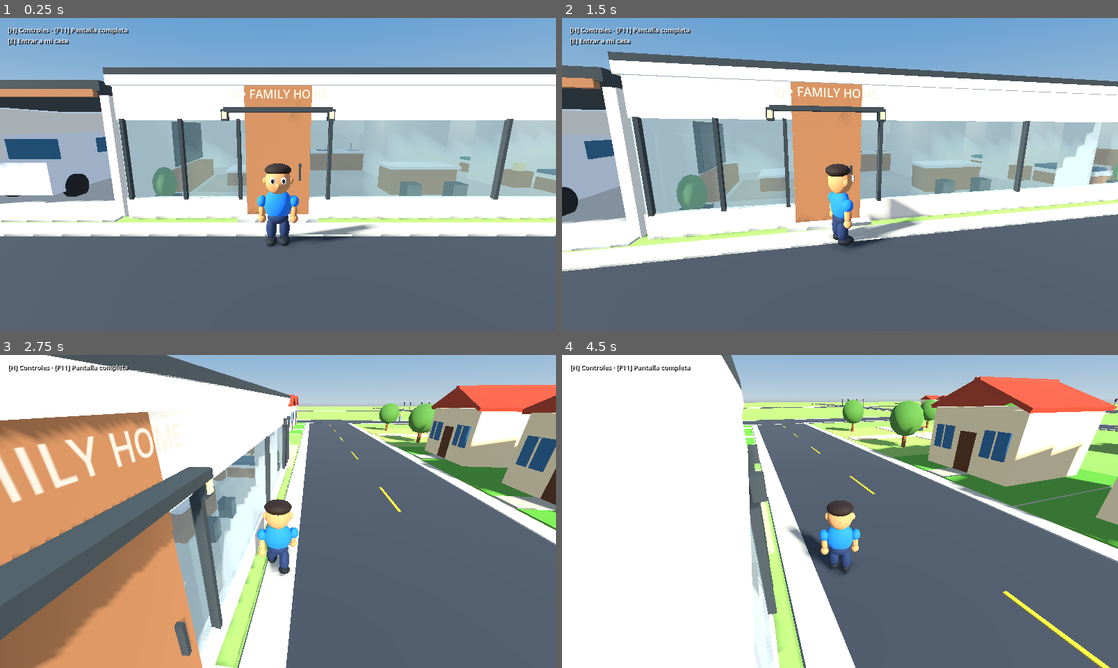
Above: before the commit, frames 1-4 (two rows, left to right).
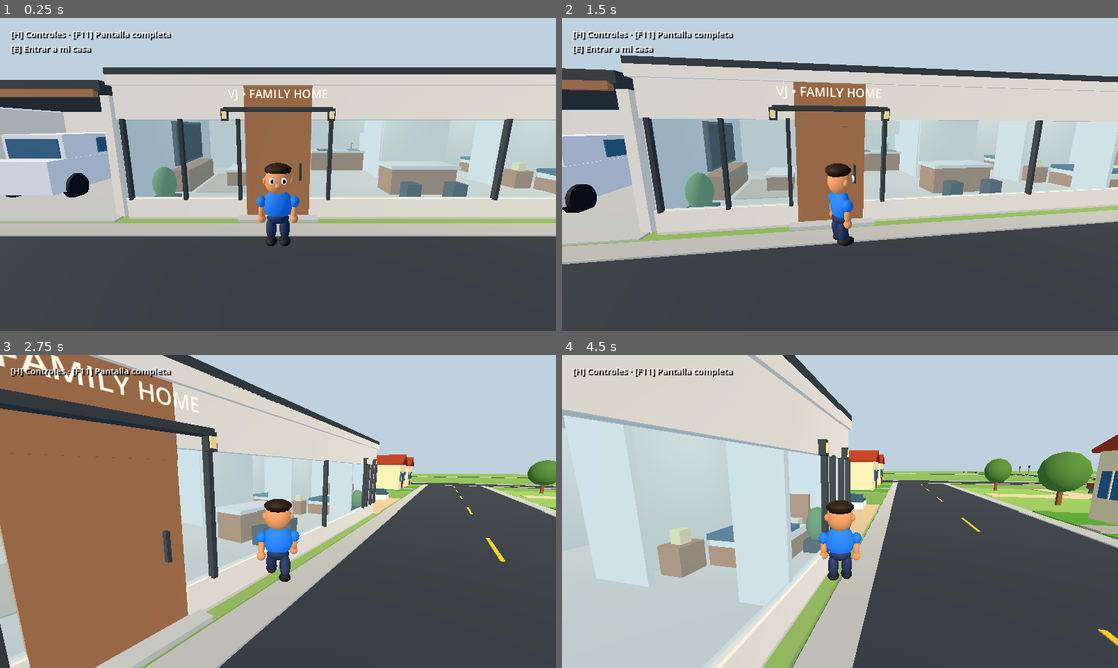
Above: after the commit, the same moments.

Repository: valdy247/mycity
Game: Godot game, scene res://main.tscn
Two runs of this game, one before a commit and one after it. Both use one fixed random seed, a clock stepped at 60 frames per second and the inputs below.
Inputs (mouse positions are in pixels of both pictures, inside the frame that each line leads up to):
- Up to frame 1 (0.25 s): no input
- Up to frame 2 (1.5 s): tap Enter at 0.5 s; move the mouse to (867, 174) at 0.52 s; hold W 0.53-1.25 s; tap B at 0.6 s; click (867, 174) at 0.67 s; tap Space at 0.77 s; click "Volver a jugar (B)" at 1.25 s
- Up to frame 3 (2.75 s): tap Space at 2, 2.27 s; move the mouse to (250, 511) at 2.02 s; hold W from 2.03 s (still down); tap Q at 2.1 s
- Up to frame 4 (4.5 s): keep holding W; move the mouse to (851, 505) at 2.77 s; tap E at 2.85 s; move the mouse to (834, 517) at 3.52 s; tap X at 3.6 s; click (834, 517) at 3.67 s; tap Space at 3.77 s; move the mouse to (878, 514) at 4.27 s; tap 1 at 4.35 s

The runs differ from the first frame. In frame 1, 85% of the frame differs, in the area x 0-100%, y 0-100%; in frame 2, 90%; in frame 3, 92%; in frame 4, 96%.

Commit message:
Default to Intel UHD performance profile while retaining optional visual tiers

Diff:
--- a/game/main.gd
+++ b/game/main.gd
@@ -50,8 +50,9 @@
 var gps_label: Label
 # 0: rendimiento, 1: equilibrado, 2: alto. Rendering remains GL Compatibility.
 const GRAPHICS_NAMES := ["Bajo","Medio","Alto"]
-var graphics_quality := 1
-var low_graphics := false
+# Intel UHD baseline: opt into expensive effects with F6.
+var graphics_quality := 0
+var low_graphics := true
 var visual_environment: Environment
 var visual_sun: DirectionalLight3D
 var visual_sky: ProceduralSkyMaterial
@@ -98,6 +99,7 @@
 func _ready() -> void:
 	var args := OS.get_cmdline_user_args()
 	if args.has("--low-graphics"): graphics_quality = 0
+	elif args.has("--medium-graphics"): graphics_quality = 1
 	elif args.has("--high-graphics"): graphics_quality = 2
 	low_graphics = graphics_quality==0
 	_setup_visual_environment()
